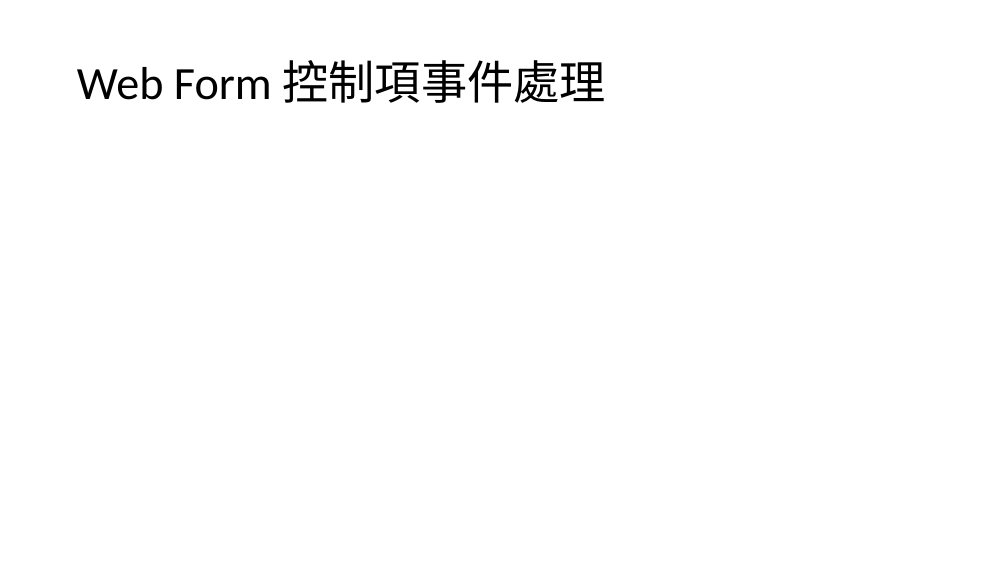
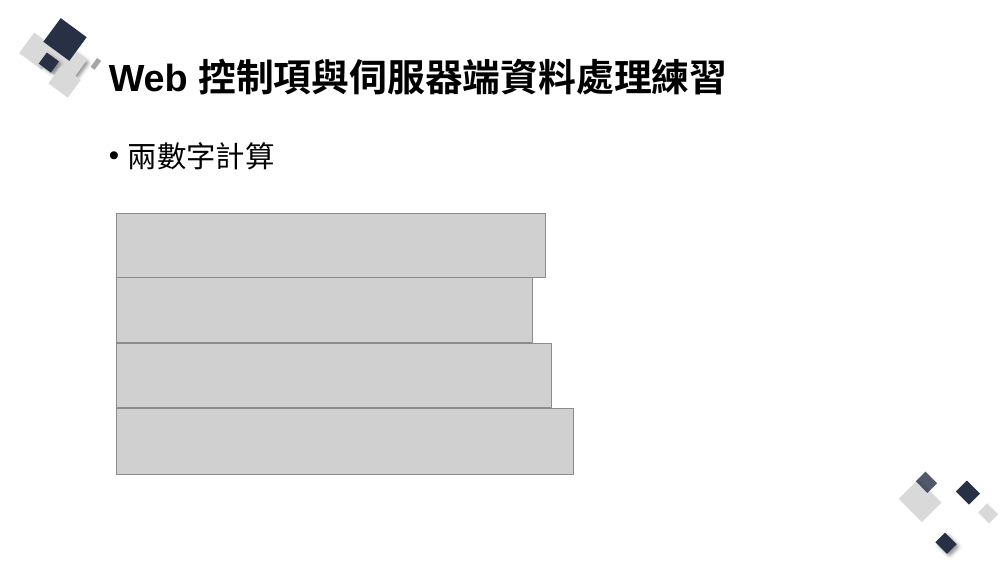
Before and after one commit to Q81JIAXIONG/-, a slide deck: slide 14 of 投影片/2.asp.net webform 框架.pptx. Drawn at 1008x567 pixels with LibreOffice and Linux fonts; fonts in the diff are those of the drawing; grey boxes stand for pictures. Boxes give left, top, right and bottom in pixels: in the first picture for what was removed or moved away, otherwise in the second. Text is boxed around its words. In the diff, an @@ line names an element or a change of style, - is before the commit and + after.

```diff
--- a/投影片/2.asp.net webform 框架.pptx
+++ b/投影片/2.asp.net webform 框架.pptx
@@ title at (x1=109, y1=58, x2=727, y2=95): text changed; size 44 to 36 pt; font Calibri to Arial; bold on @@
-Web Form 控制項事件處理
+Web 控制項與伺服器端資料處理練習
@@ group added at (x1=20, y1=18, x2=102, y2=97): 8 rectangles @@
@@ text added at (x1=128, y1=142, x2=275, y2=170), 28 pt, text #000000 @@
+• 兩數字計算
@@ picture added at (x1=116, y1=213, x2=546, y2=278) @@
@@ picture added at (x1=116, y1=278, x2=532, y2=343) @@
@@ picture added at (x1=116, y1=344, x2=551, y2=408) @@
@@ picture added at (x1=116, y1=409, x2=574, y2=474) @@
@@ group added at (x1=899, y1=472, x2=999, y2=554): 5 rectangles @@
```
Also in this commit, not shown: 7 other slides changed, 33 slides added, 20 slides removed, 23 other files.
